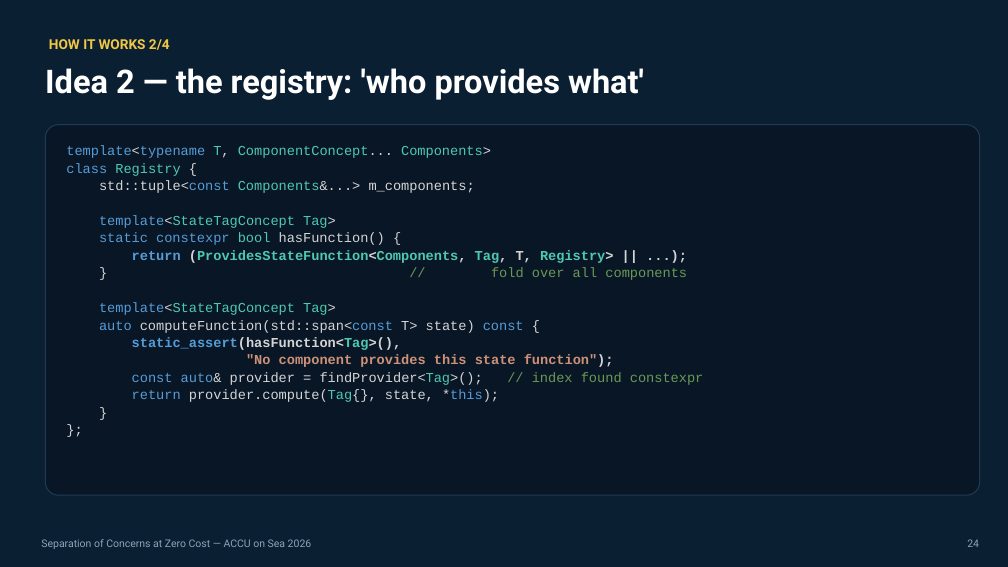
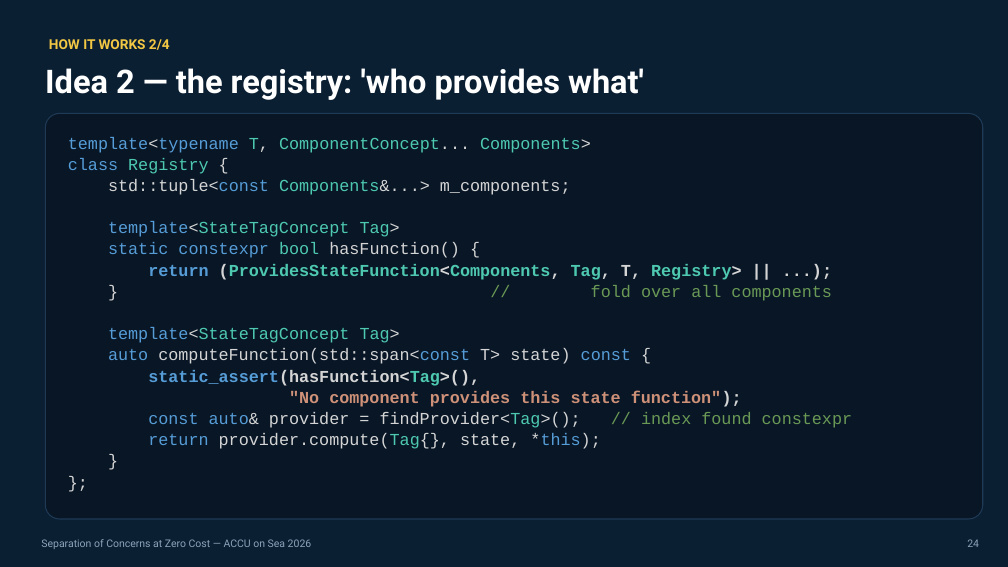
Before and after one commit to jedrzejmichalczyk/accu-on-sea-2026-modular-physics, a slide deck: slide 24 of slides/ACCU-Separation-of-Concerns-at-Zero-Cost.pptx. Drawn at 1008x567 pixels with LibreOffice and Linux fonts; fonts in the diff are those of the drawing. Boxes give left, top, right and bottom in pixels: in the first picture for what was removed or moved away, otherwise in the second. Text is boxed around its words. In the diff, an @@ line names an element or a change of style, - is before the commit and + after.

```diff
--- a/slides/ACCU-Separation-of-Concerns-at-Zero-Cost.pptx
+++ b/slides/ACCU-Separation-of-Concerns-at-Zero-Cost.pptx
@@ rounded rectangle: place and size @@
-rounded rectangle at [45, 125, 980, 495]
+rounded rectangle at [45, 113, 983, 520]
@@ text "template<typename T, ComponentConcept... Components>": place and size @@
-text "template<typename T, ComponentConcept... Components>" at [66, 145, 704, 402]
+text "template<typename T, ComponentConcept... Components>" at [68, 137, 852, 449]
@@ text "template<typename T, ComponentConcept... Components>" at [68, 137, 852, 449]: size 13 to 16 pt @@
```
Also in this commit, not shown: 10 other slides changed, 3 other files.
